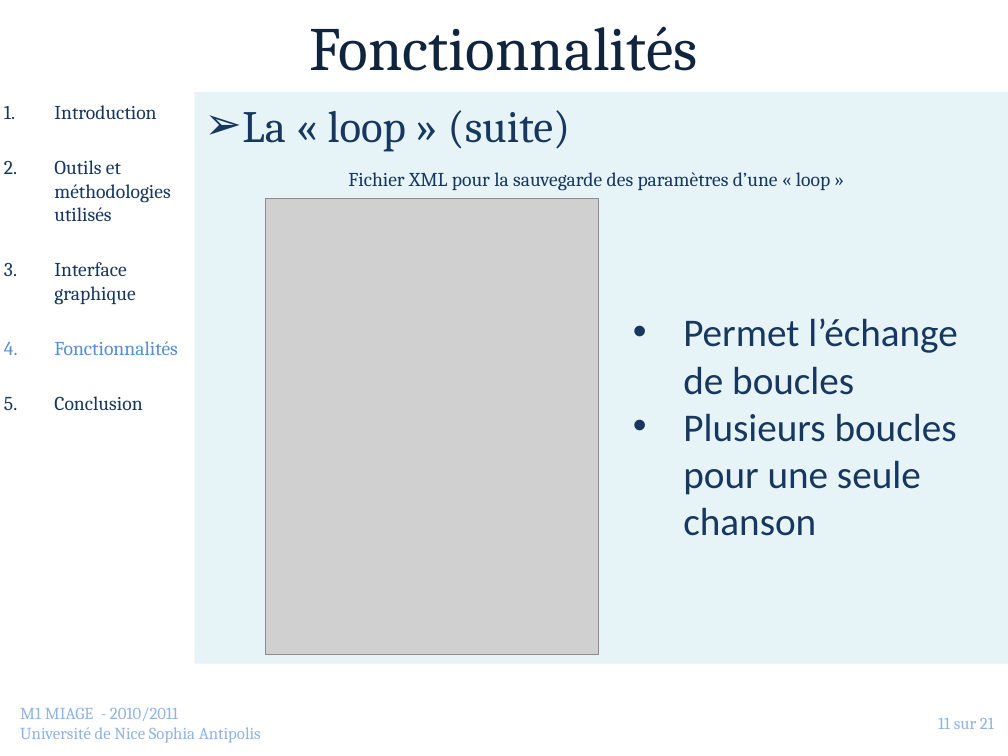
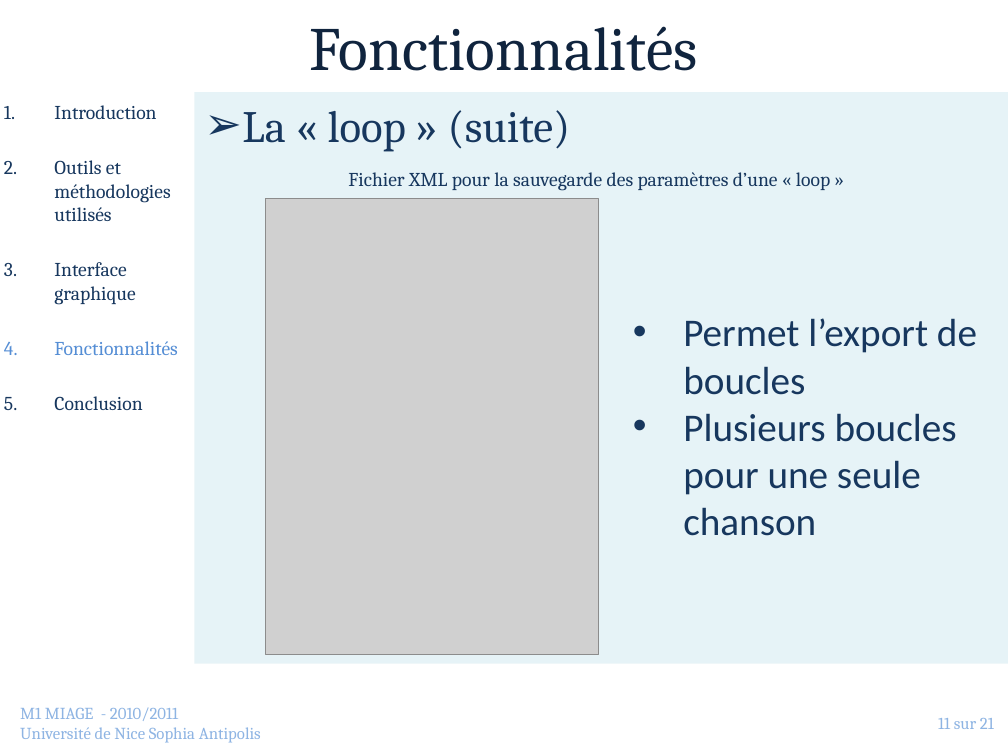
Before and after one commit to jlespagnard/android-advanced-player, a slide deck: slide 11 of AAP/docs/Presentation.pptx. Drawn at 1008x756 pixels with LibreOffice and Linux fonts; fonts in the diff are those of the drawing; grey boxes stand for pictures; background and template pictures are left out. Boxes give left, top, right and bottom in pixels: in the first picture for what was removed or moved away, otherwise in the second. Text is boxed around its words. In the diff, an @@ line names an element or a change of style, - is before the commit and + after.

```diff
--- a/AAP/docs/Presentation.pptx
+++ b/AAP/docs/Presentation.pptx
@@ text at box(683, 318, 977, 395): text changed @@
-• Permet l’échange de boucles
+• Permet l’export de boucles
```
Also in this commit, not shown: 1 other slide changed, 1 other file.
